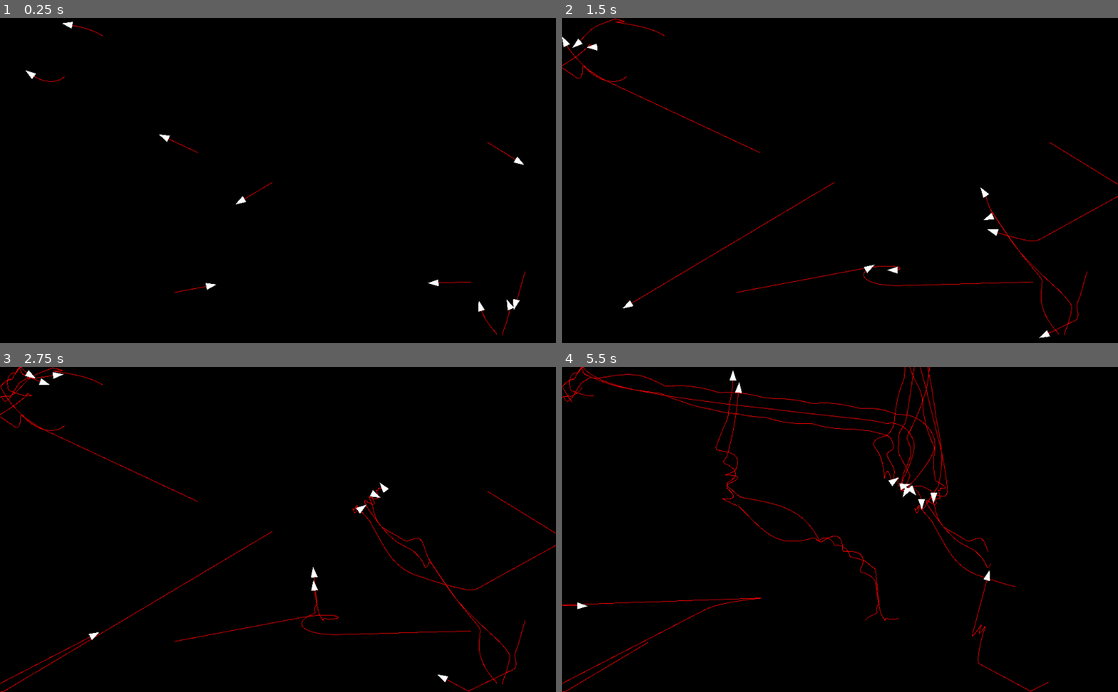
Above: before the commit, frames 1-4 (two rows, left to right).
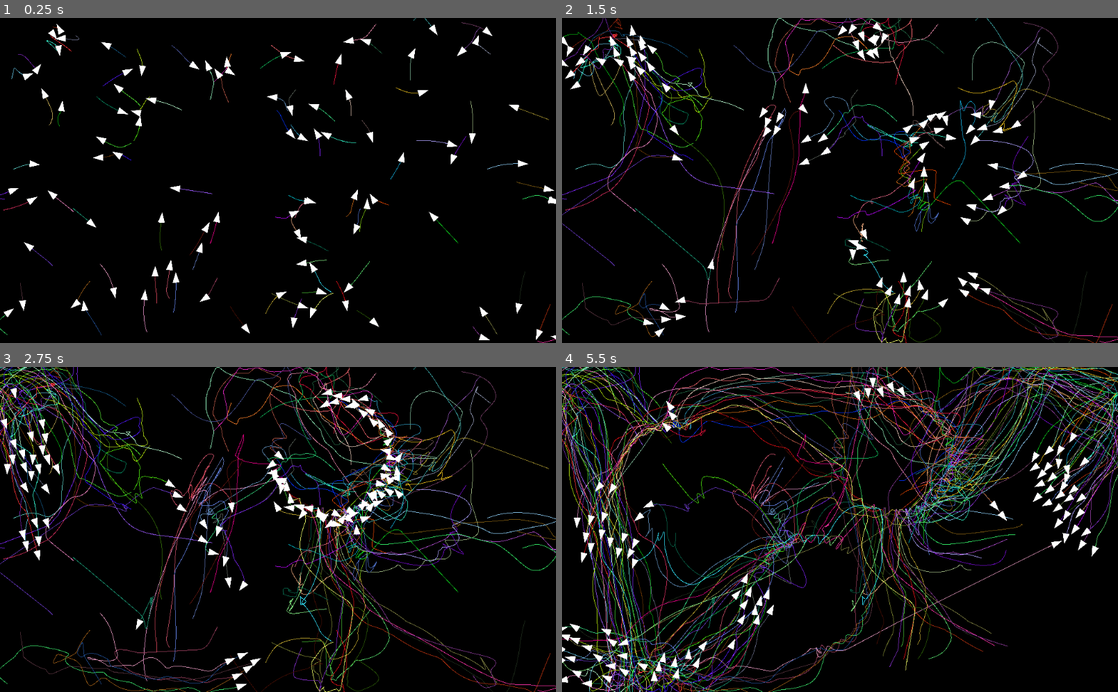
Above: after the commit, the same moments.

Repository: FlanGrande/BoidsGodotNode
Game: Godot game, scene res://BoidNode2D.tscn
The game is run twice, just before and just after one commit, with the same random seed, the same clock (stepped at 60 frames per second) and the same inputs.
Inputs (mouse positions are in pixels of both pictures, inside the frame that each line leads up to):
- Up to frame 1 (0.25 s): no input
- Up to frame 2 (1.5 s): move the mouse to (962, 164) at 0.52 s; move the mouse to (728, 196) at 1.27 s
- Up to frame 3 (2.75 s): move the mouse to (333, 458) at 2.02 s
- Up to frame 4 (5.5 s): move the mouse to (812, 594) at 2.77 s; move the mouse to (1006, 578) at 3.52 s; move the mouse to (673, 480) at 4.27 s; move the mouse to (867, 529) at 5.02 s

The runs differ from the first frame. In frame 1, 3.9% of the frame differs, in the area x 0-100%, y 0-100%; in frame 2, 10%; in frame 3, 16%; in frame 4, 25%.

Commit message:
Added option to enable and disable mouse interactions.

Diff:
--- a/Boid.gd
+++ b/Boid.gd
@@ -37,6 +37,7 @@
 	if(trailEnabled):
 		trailLine2D = Line2D.new()
 		trailLine2D.default_color = trailColor
+		trailLine2D.default_color = Color(rand_range(0, 1),rand_range(0, 1),rand_range(0, 1))
 		trailLine2D.width = trailWidth
 		trailLine2D.z_index = -1
 		add_child(trailLine2D)
--- a/BoidNode.gd
+++ b/BoidNode.gd
@@ -29,6 +29,9 @@
 
 # limitSpeed
 export(float, 0, 9999.0) var speedLimit = 5 # Maximum speed of a boid.
+
+# Mouse options
+export(bool) var mouseInteractionsEnabled
 
 # flyTowardsMouse
 export(float, -999.0, 999.0) var flyTowardsMouseFactor = 0.005; # adjust velocity by this % # CONST?
@@ -62,8 +65,9 @@
 		avoidOthers(boid)
 		matchVelocity(boid)
 
-		flyTowardsMouse(boid)
-		avoidMouse(boid)
+		if(mouseInteractionsEnabled):
+			flyTowardsMouse(boid)
+			avoidMouse(boid)
 
 		limitSpeed(boid)
 		keepWithinBounds(boid)
--- a/BoidNode2D.tscn
+++ b/BoidNode2D.tscn
@@ -23,8 +23,8 @@
 
 [node name="BoidNode" type="Node2D" parent="."]
 script = ExtResource( 1 )
-numBoids = 10
 keepWithinBoundsMargin = 2.0
+mouseInteractionsEnabled = true
 trailEnabled = true
 boidHistoryLength = 250
 
